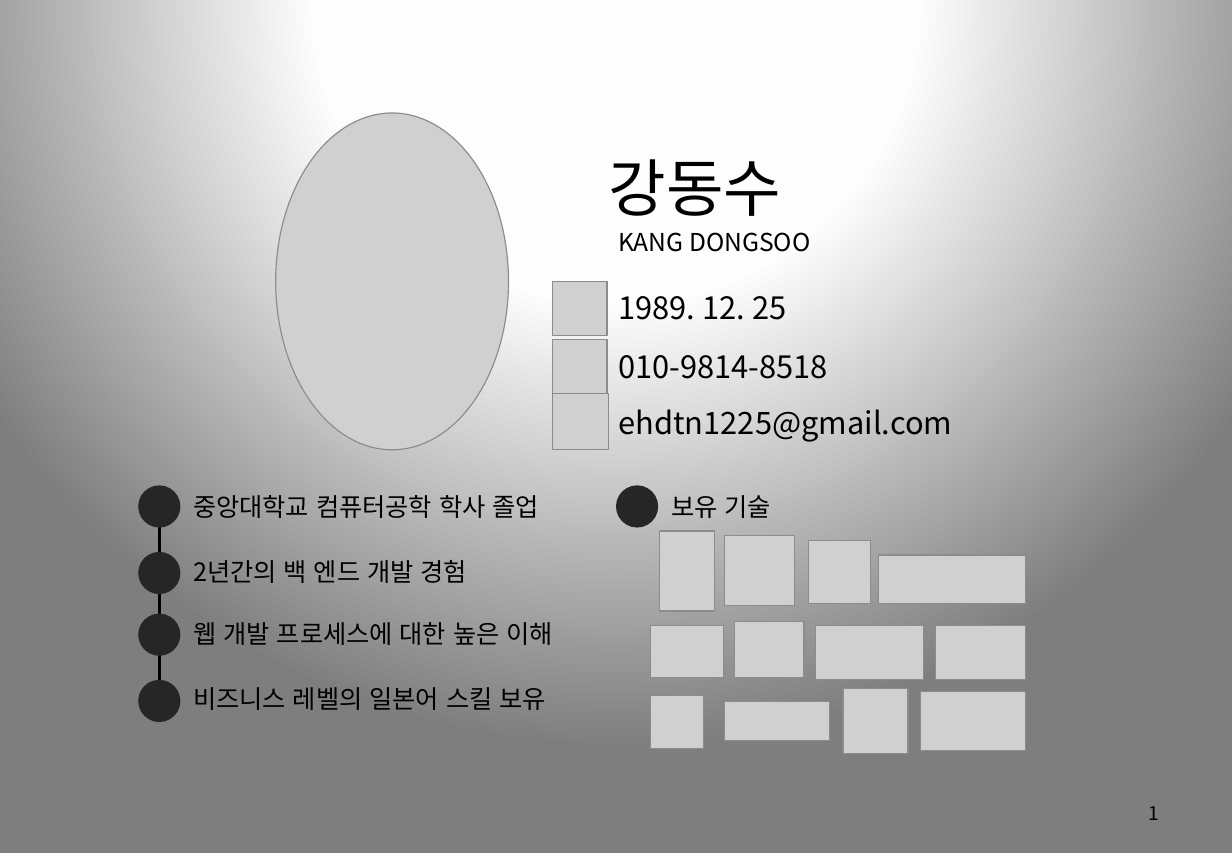
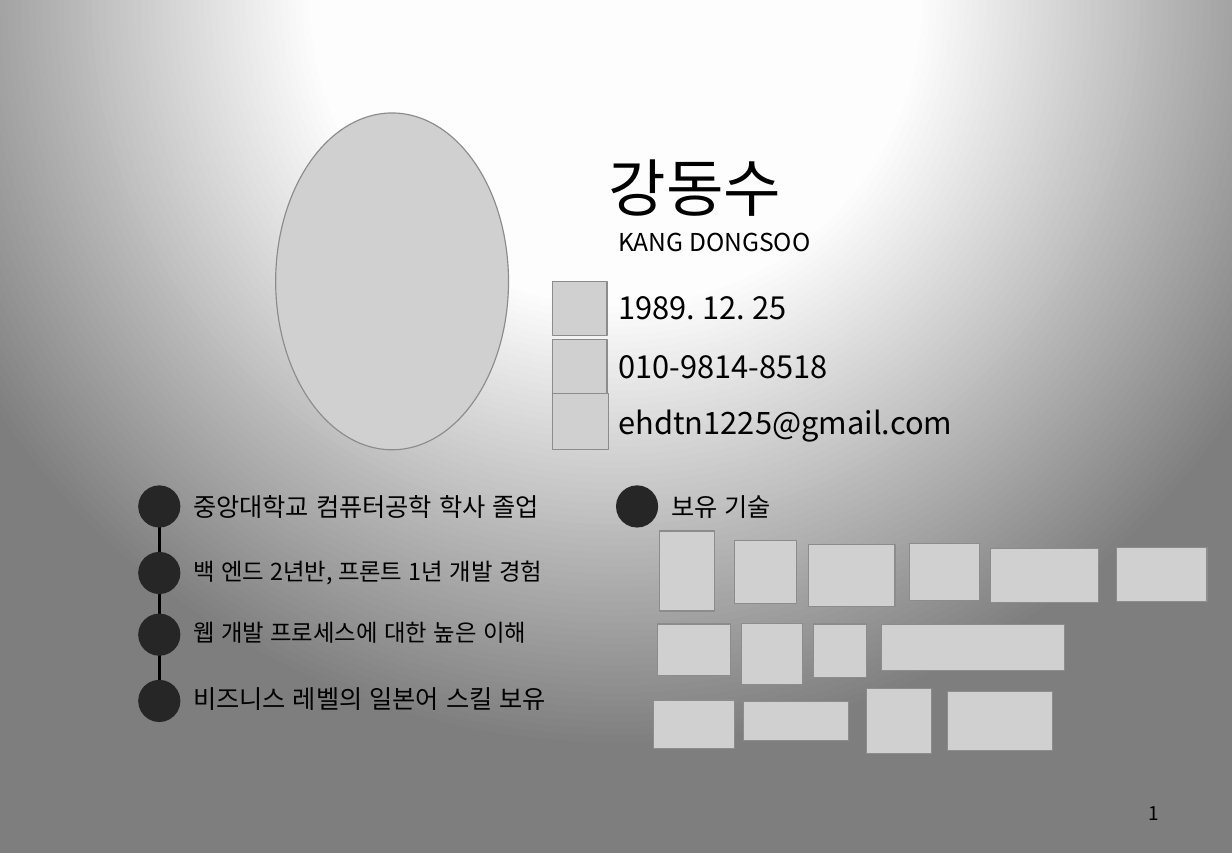
Before and after one commit to Marmaladee/Portfolio, a slide deck: slide 1 of Resume_강동수(Kang Dongsoo).pptx. Drawn at 1232x853 pixels with LibreOffice and Linux fonts; fonts in the diff are those of the drawing; grey boxes stand for pictures. Boxes give left, top, right and bottom in pixels: in the first picture for what was removed or moved away, otherwise in the second. Text is boxed around its words. In the diff, an @@ line names an element or a change of style, - is before the commit and + after.

```diff
--- a/Resume_강동수(Kang Dongsoo).pptx
+++ b/Resume_강동수(Kang Dongsoo).pptx
@@ picture removed at [725, 536, 795, 606] @@
@@ text at [193, 560, 542, 584]: text changed; size 16 to 14.8 pt @@
-2년간의 백 엔드 개발 경험
+백 엔드 2년반, 프론트 1년 개발 경험
@@ picture: place and size @@
-picture at [809, 541, 871, 604]
+picture at [735, 541, 797, 604]
@@ picture added at [809, 545, 895, 607] @@
@@ picture removed at [879, 555, 1026, 604] @@
@@ picture: place and size @@
-picture at [735, 621, 804, 678]
+picture at [910, 544, 979, 601]
@@ picture: place and size @@
-picture at [816, 626, 924, 680]
+picture at [991, 548, 1099, 603]
@@ picture: place and size @@
-picture at [936, 626, 1026, 680]
+picture at [1117, 547, 1207, 602]
@@ text "웹 개발 프로세스에 대한 높은 ..." at [193, 621, 526, 643]: size 16 to 14.8 pt @@
@@ picture: place and size @@
-picture at [651, 626, 724, 677]
+picture at [658, 625, 730, 676]
@@ picture added at [742, 623, 803, 685] @@
@@ picture: place and size @@
-picture at [651, 695, 704, 749]
+picture at [813, 625, 867, 678]
@@ picture added at [882, 625, 1065, 670] @@
@@ picture: place and size @@
-picture at [843, 689, 908, 754]
+picture at [867, 689, 932, 754]
@@ picture added at [653, 700, 735, 749] @@
@@ picture: place and size @@
-picture at [725, 702, 829, 742]
+picture at [744, 702, 849, 742]
@@ picture: place and size @@
-picture at [921, 692, 1026, 751]
+picture at [948, 692, 1052, 751]
```
Also in this commit, not shown: 5 other slides changed, 2 slides added, 4 other files.
